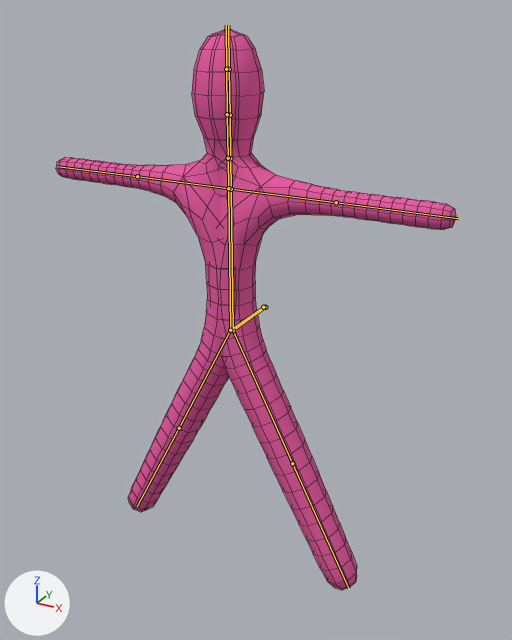
One commit to the Blender file models/stick2.blend: the scene before it, then after it.
Before and after are seen from a camera (50 mm lens) standing at (4.79, -8.0, 3.22) and looking at (0.27, 0.23, -0.89). Lighting does not change. The marker at lower left points along +X, +Y and +Z. The bones that bend it are drawn over the model as lines. Mesh edges are drawn as thin lines.
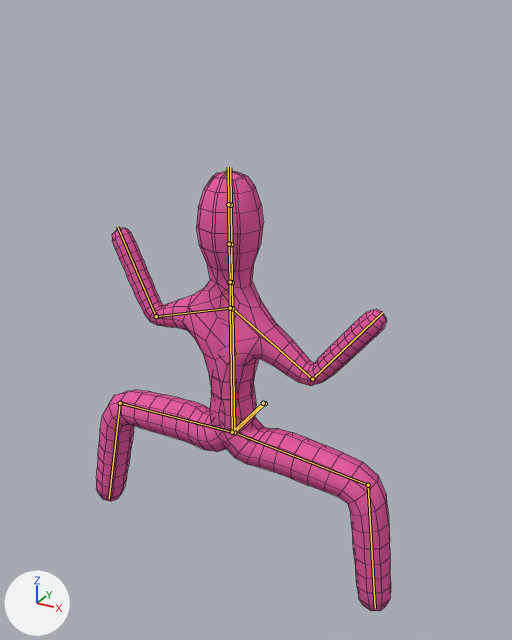
The newer file adds an action. The first version stands in its rest pose; the second is drawn at frame 12 of the action 'creepy crab'.

Pixel boxes (x1, y1, x2, y2) of what changed, in the pictures (512 x 640 px):
'Cube', posed (26% narrower, 21% shorter)
    before: (56, 29, 456, 590)
    after: (96, 170, 391, 611)
bone 'Bone', root to tip
    before: (265, 307) to (233, 330)
    after: (265, 403) to (234, 432)
bone 'Bone.04', root to tip
    before: (231, 189) to (336, 202)
    after: (232, 308) to (312, 379)
bone 'Bone.02', root to tip
    before: (336, 202) to (458, 218)
    after: (312, 379) to (383, 312)
bone 'Bone.05', root to tip
    before: (233, 330) to (292, 463)
    after: (234, 432) to (368, 485)
bone 'Bone.03', root to tip
    before: (292, 463) to (348, 588)
    after: (368, 485) to (375, 608)
bone 'Bone.001', root to tip
    before: (263, 307) to (230, 330)
    after: (263, 403) to (232, 432)
bone 'Bone.13', root to tip
    before: (228, 188) to (137, 176)
    after: (230, 308) to (156, 316)
bone 'Bone.11', root to tip
    before: (137, 176) to (57, 166)
    after: (156, 316) to (117, 226)
bone 'Bone.14', root to tip
    before: (230, 330) to (179, 428)
    after: (232, 432) to (120, 403)
bone 'Bone.12', root to tip
    before: (179, 428) to (137, 506)
    after: (120, 403) to (109, 498)

The change in detail:
Bone 'Bone' (bone_bone) moves from (0.0, 0.0, 0.0) to (0.0, 0.0, -1.72).
Bone 'Bone.04' (bone_bone_04) turns from (0, 0, 0) to (-34, 6, -2) degrees about its own x, y and z.
Bone 'Bone.02' (bone_bone_02) turns from (0, 0, 0) to (85, -7, 4) degrees about its own x, y and z.
Bone 'Bone.05' (bone_bone_05) turns from (0, 0, 0) to (23, 11, -50) degrees about its own x, y and z.
Bone 'Bone.03' (bone_bone_03) turns from (0, 0, 0) to (-28, 19, 67) degrees about its own x, y and z.
Bone 'Bone.001' (bone_bone_001) moves from (0.0, 0.0, 0.0) to (0.0, 0.0, -1.72).
Bone 'Bone.13' (bone_bone_13) turns from (0, 0, 0) to (-18, 3, -6) degrees about its own x, y and z.
Bone 'Bone.11' (bone_bone_11) turns from (0, 0, 0) to (79, 1, 8) degrees about its own x, y and z.
Bone 'Bone.14' (bone_bone_14) turns from (0, 0, 0) to (24, -12, 52) degrees about its own x, y and z.
Bone 'Bone.12' (bone_bone_12) turns from (0, 0, 0) to (-28, -18, -65) degrees about its own x, y and z.
